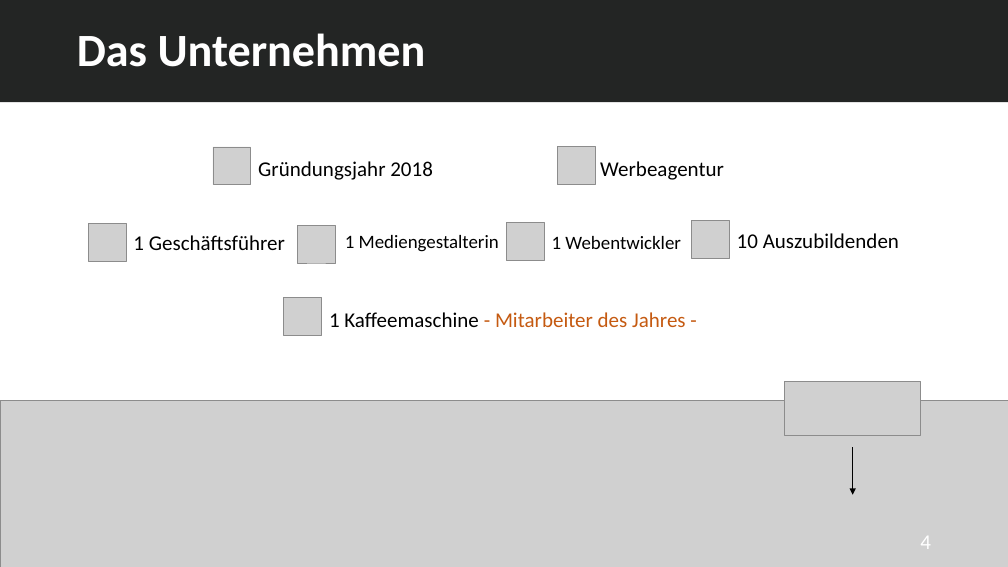
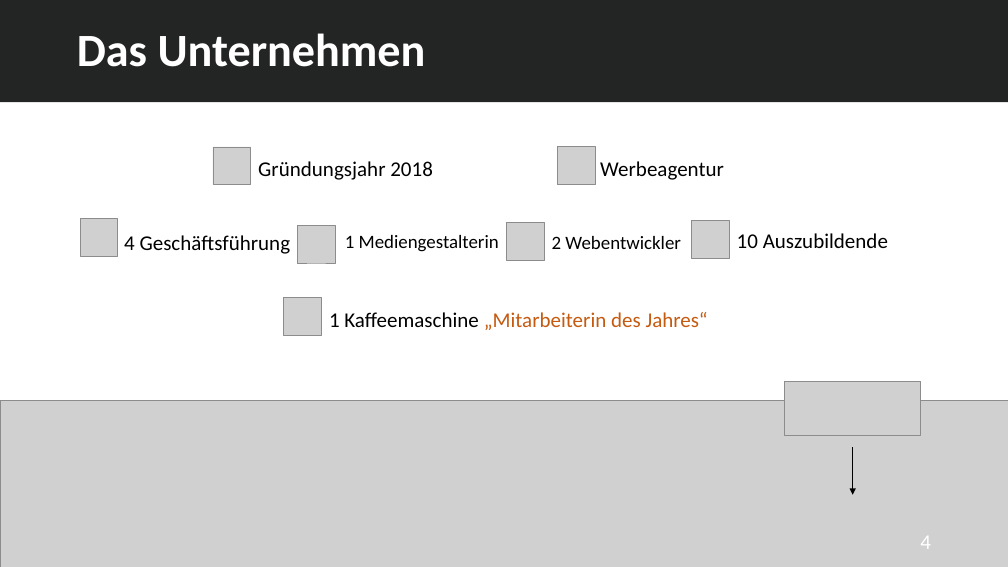
Before and after one commit to abdulsalam-emesh/Projektspresentation, a slide deck: slide 4 of Auszubildenden Verwaltungssystem - v2.pptx. Drawn at 1008x567 pixels with LibreOffice and Linux fonts; fonts in the diff are those of the drawing; grey boxes stand for pictures. Boxes give left, top, right and bottom in pixels: in the first picture for what was removed or moved away, otherwise in the second. Text is boxed around its words. In the diff, an @@ line names an element or a change of style, - is before the commit and + after.

Commit message:
last changes

```diff
--- a/Auszubildenden Verwaltungssystem - v2.pptx
+++ b/Auszubildenden Verwaltungssystem - v2.pptx
@@ picture: place and size @@
-picture at bbox=[88, 223, 126, 261]
+picture at bbox=[80, 219, 118, 256]
@@ text at bbox=[124, 235, 291, 254]: text changed @@
-1 Geschäftsführer
+4 Geschäftsführung
@@ text at bbox=[552, 236, 681, 249]: text changed @@
-1 Webentwickler
+2 Webentwickler
@@ text at bbox=[737, 233, 888, 248]: text changed @@
-10 Auszubildenden
+10 Auszubildende
@@ text at bbox=[329, 312, 708, 330]: text changed @@
-1 Kaffeemaschine - Mitarbeiter des Jahres -
+1 Kaffeemaschine „Mitarbeiterin des Jahres“
```
Also in this commit, not shown: 3 other slides changed.
